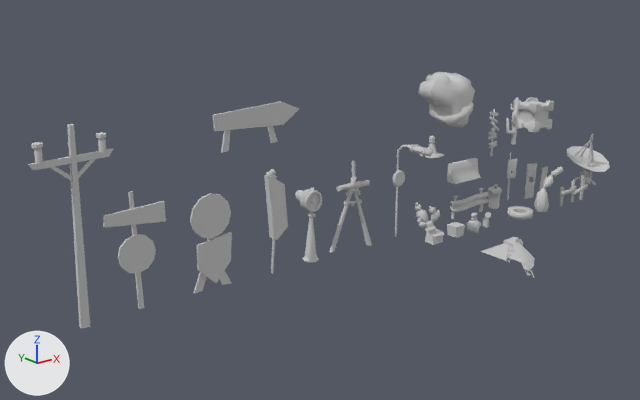
One commit to the FBX model Assets/Tokkun/Background/Desert/Props.FBX: the scene before it, then after it.
Camera for both pictures: a camera (50 mm lens) standing at (-31.9, -30.8, 15.2) and looking at (-7.4, -0.1, 2.9). The lights are fixed; the arrows at lower left show +X, +Y and +Z. Where no turn or scale is listed for an object, it has been applied to the vertices. Vertices at the same position are counted once.

The older version as bpy lines, for what is in view:
```python
ob_electricpole = bpy.data.objects.new('ElectricPole', me_mesh_028)
ob_electricpole.location = (-19.18, 0.0, 0.0)
ob_electricpole.rotation_euler = (1.571, 0.0, 0.0)  # degrees (90, 0, 0)
ob_sign_cafe = bpy.data.objects.new('Sign_Cafe', me_mesh_027)
ob_sign_cafe.location = (-10.76, -0.13, 6.04)
ob_sign_cafe.rotation_euler = (1.571, 0.0, 0.0)  # degrees (90, 0, 0)
ob_sign_d = bpy.data.objects.new('Sign_D', me_mesh_025)
ob_sign_d.location = (-16.94, 0.09, 0.0)
ob_sign_d.rotation_euler = (1.571, 0.0, 0.0)  # degrees (90, 0, 0)
ob_sign_e = bpy.data.objects.new('Sign_E', me_mesh_026)
ob_sign_e.location = (-13.15, 0.0, 0.0)
ob_sign_e.rotation_euler = (1.571, 0.0, 0.0)  # degrees (90, 0, 0)
ob_zipwireattach = bpy.data.objects.new('ZipWireAttach', me_mesh_016)
ob_zipwireattach.location = (-5.35, 0.02, -0.19)
# also in view: 'Panel_C' at (-9.8, -0.1, 2.4); 'Meteor' at (1.7, 0.9, 6.3); 'Light' at (-2.3, -1.1, 2.4); 'jumpPad' at (0.2, -6.3, 0.2); 'Eolienne' at (-7.8, 0.4, 1.8)
```
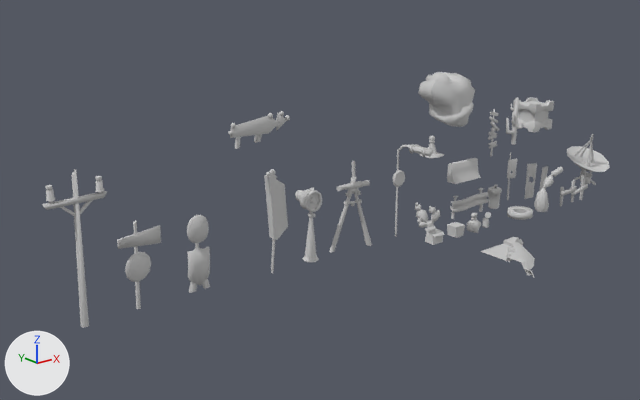
Changed parts and their boxes (x1, y1, x2, y2) in the pictures (640 x 400 px; the box of a moved part takes in the faces that stretch with it):
'ElectricPole', reshaped, rescaled (23% narrower, 22% shorter): before (28, 124, 113, 329); after (42, 169, 107, 328)
'Sign_E', reshaped, moved, turned: before (190, 193, 232, 293); after (187, 215, 210, 293)
'Sign_D', reshaped, rescaled (30% narrower, 24% shorter): before (103, 191, 166, 309); after (117, 220, 161, 309)
'Sign_Cafe', reshaped, moved, rescaled, turned: before (212, 101, 299, 152); after (228, 111, 290, 149)
part 1 of me_mesh_027, built on: before (212, 101, 299, 152); after (228, 111, 290, 149)
part 3 of me_mesh_025, rebuilt (31% narrower, 22% shorter): before (118, 234, 156, 273); after (125, 252, 151, 282)
part 4 of me_mesh_025, rebuilt: before (128, 191, 144, 309); after (133, 220, 141, 309)
part 5 of me_mesh_025, rebuilt (30% narrower, 7% shorter): before (103, 201, 166, 227); after (117, 225, 161, 249)
part 6 of me_mesh_026, deleted: before (190, 193, 231, 238)
part 7 of me_mesh_026, built on: before (193, 232, 232, 293); after (187, 215, 210, 293)
part 9 of me_mesh_028, rebuilt: before (96, 132, 106, 153); after (95, 176, 104, 193)
part 10 of me_mesh_028, rebuilt: before (31, 142, 43, 164); after (46, 185, 55, 204)
part 11 of me_mesh_028, rebuilt (23% narrower, 13% shorter): before (28, 148, 113, 170); after (42, 191, 107, 210)
part 12 of me_mesh_028, rebuilt: before (50, 167, 72, 181); after (60, 206, 75, 216)
part 13 of me_mesh_028, rebuilt: before (78, 159, 96, 179); after (80, 200, 93, 214)
part 14 of me_mesh_028, moved or reshaped: before (68, 124, 90, 329); after (72, 169, 89, 328)

Diff of the bpy script that builds the scene:
```diff
--- a/Assets/Tokkun/Background/Desert/Props.FBX.py
+++ b/Assets/Tokkun/Background/Desert/Props.FBX.py
@@ me_mesh_025 @@
 # used by ob_sign_d; location = (-16.94, 0.09, 0.0); rotation_euler = (1.571, 0.0, 0.0), in degrees (90, 0, 0)
-me_mesh_025.from_pydata(...)  # 40 vertices, 68 faces; spans x -1.16..1.51, y 0.0..5.03, z 0.0..0.21
+me_mesh_025.from_pydata(...)  # 45 vertices, 37 faces; spans x -0.83..1.7, y 0.0..5.11, z -0.16..0.45
+# me_mesh_025 part 3: the loose piece of 24 vertices spanning x -0.66..0.99, y 1.61..3.26, z 0.09..0.2 is rebuilt with 25 vertices and now spans x -0.57..1.15, y 1.62..3.36, z -0.01..0.45
+# me_mesh_025 part 4: the loose piece of 8 vertices spanning x 0.04..0.36, y 0.0..5.03, z 0.0..0.1 is rebuilt with 12 vertices and now spans x 0.07..0.42, y 0.0..5.11, z -0.16..0.1
+# me_mesh_025 part 5: the loose piece of 8 vertices spanning x -1.16..1.51, y 3.55..4.41, z 0.11..0.21 is rebuilt with 8 vertices and now spans x -0.83..1.7, y 3.58..4.58, z 0.11..0.25
 me_mesh_025.materials.append(mat_propsatlas)
@@ me_mesh_028 @@
 # used by ob_electricpole; location = (-19.18, 0.0, 0.0); rotation_euler = (1.571, 0.0, 0.0), in degrees (90, 0, 0)
-me_mesh_028.from_pydata(...)  # 92 vertices, 160 faces; spans x -1.64..1.67, y -0.05..8.08, z -0.08..0.29
+me_mesh_028.from_pydata(...)  # 130 vertices, 115 faces; spans x -1.64..1.67, y -0.05..8.3, z -0.11..0.33
+# me_mesh_028 part 9: the loose piece of 30 vertices spanning x 1.02..1.44, y 6.84..7.57, z -0.08..0.29 is rebuilt with 49 vertices and now spans x 1.08..1.59, y 6.81..7.77, z -0.11..0.33
+# me_mesh_028 part 10: the loose piece of 30 vertices spanning x -1.46..-1.04, y 6.84..7.57, z -0.08..0.29 is rebuilt with 49 vertices and now spans x -1.49..-0.98, y 6.81..7.77, z -0.11..0.33
+# me_mesh_028 part 11: the loose piece of 8 vertices spanning x -1.64..1.67, y 6.61..6.91, z 0.04..0.16 is rebuilt with 8 vertices and now spans x -1.64..1.67, y 6.61..6.91, z -0.05..0.25
+# me_mesh_028 part 12: the loose piece of 8 vertices spanning x -0.97..0.11, y 5.94..6.85, z 0.06..0.14 is rebuilt with 8 vertices and now spans x -0.97..0.11, y 5.94..6.85, z 0.04..0.16
+# me_mesh_028 part 13: the loose piece of 8 vertices spanning x -0.04..1.01, y 5.94..6.89, z 0.06..0.14 is rebuilt with 8 vertices and now spans x -0.04..1.01, y 5.94..6.89, z 0.04..0.16
+# me_mesh_028 part 14: 2 vertices removed from x 0.16, y 8.08, z 0.0..0.2; 2 vertices added at x 0.16, y 8.3, z 0.0..0.2
 me_mesh_028.materials.append(mat_propsatlas)
@@ me_mesh_027 @@
 # used by ob_sign_cafe; location = (-10.76, -0.13, 6.04); rotation_euler = (1.571, 0.0, 0.0), in degrees (90, 0, 0)
-me_mesh_027.from_pydata(...)  # 26 vertices, 40 faces; spans x -2.29..2.13, y -0.05..1.75, z -0.13..0.1
+me_mesh_027.from_pydata(...)  # 159 vertices, 139 faces; spans x -0.76..0.75, y -0.14..0.09, z 0.0..0.63
+# me_mesh_027 part 1: 26 vertices removed from x -2.29..2.13, y -0.05..1.75, z -0.13..0.1; 159 vertices added at x -0.76..0.75, y -0.14..0.09, z 0.0..0.63
+# me_mesh_027 part 2: the surface is now shaded smooth
 me_mesh_027.materials.append(mat_propsatlas)
@@ me_mesh_026 @@
 # used by ob_sign_e; location = (-13.15, 0.0, 0.0); rotation_euler = (1.571, 0.0, 0.0), in degrees (90, 0, 0)
-me_mesh_026.from_pydata(...)  # 70 vertices, 120 faces; spans x -1.1..0.89, y -0.07..4.29, z -0.13..0.11
+me_mesh_026.from_pydata(...)  # 82 vertices, 68 faces; spans x -0.56..0.5, y 0.11..0.38, z -0.08..3.34
+# me_mesh_026 part 6: the loose piece of 24 vertices spanning x -1.1..0.87, y 2.32..4.29, z 0.0..0.11 is deleted
+# me_mesh_026 part 7: 38 vertices removed from x -1.02..0.89, y -0.07..2.35, z -0.13..0.1; 82 vertices added at x -0.56..0.5, y 0.11..0.38, z -0.08..3.34
+# me_mesh_026 part 8: the surface is now shaded smooth
 me_mesh_026.materials.append(mat_propsatlas)
@@ ob_sign_d @@
 ob_sign_d.rotation_euler = (1.571, 0.0, 0.0)  # degrees (90, 0, 0)
+ob_sign_d.scale = (0.742, 0.742, 0.742)
@@ ob_electricpole @@
 ob_electricpole.rotation_euler = (1.571, 0.0, 0.0)  # degrees (90, 0, 0)
+ob_electricpole.scale = (0.764, 0.764, 0.764)
@@ ob_sign_cafe @@
 ob_sign_cafe = bpy.data.objects.new('Sign_Cafe', me_mesh_027)
-ob_sign_cafe.location = (-10.76, -0.13, 6.04)
-ob_sign_cafe.rotation_euler = (1.571, 0.0, 0.0)  # degrees (90, 0, 0)
+ob_sign_cafe.location = (-10.64, 0.1, 6.0)
+ob_sign_cafe.scale = (2.13, 2.13, 2.13)
@@ ob_sign_e @@
 ob_sign_e = bpy.data.objects.new('Sign_E', me_mesh_026)
-ob_sign_e.location = (-13.15, 0.0, 0.0)
-ob_sign_e.rotation_euler = (1.571, 0.0, 0.0)  # degrees (90, 0, 0)
+ob_sign_e.location = (-13.78, -0.11, 0.08)
```
